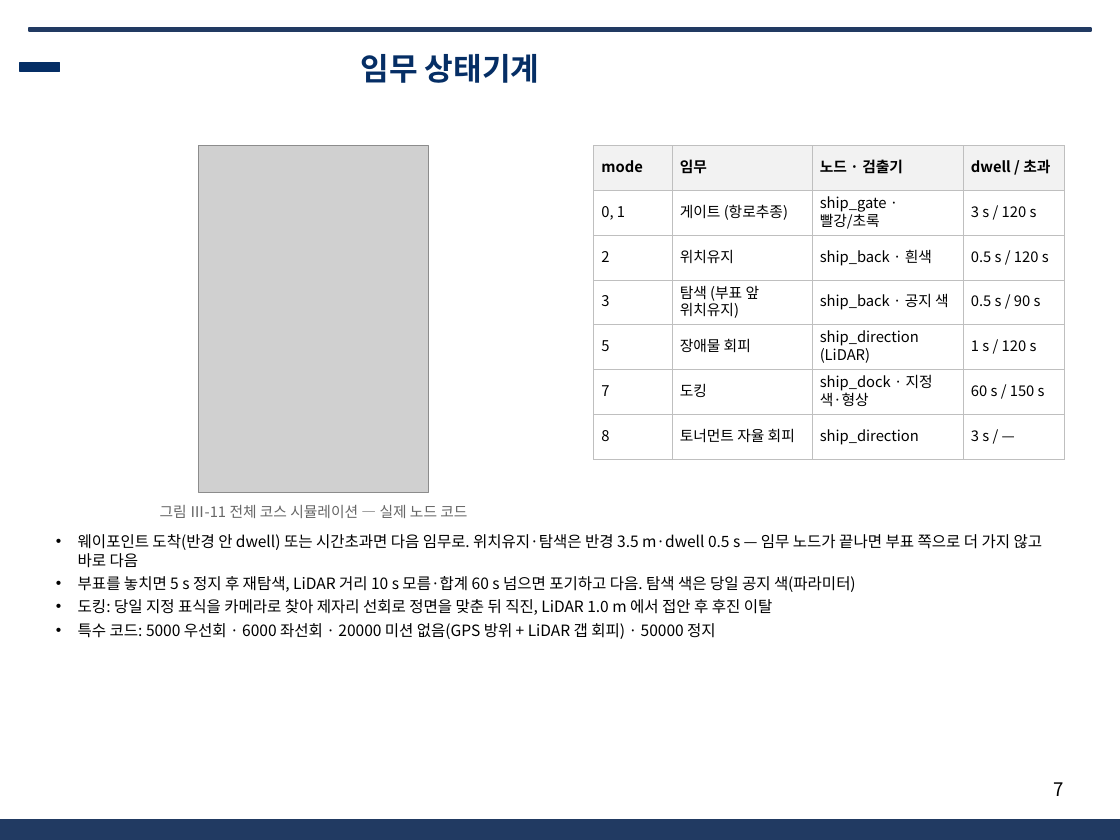
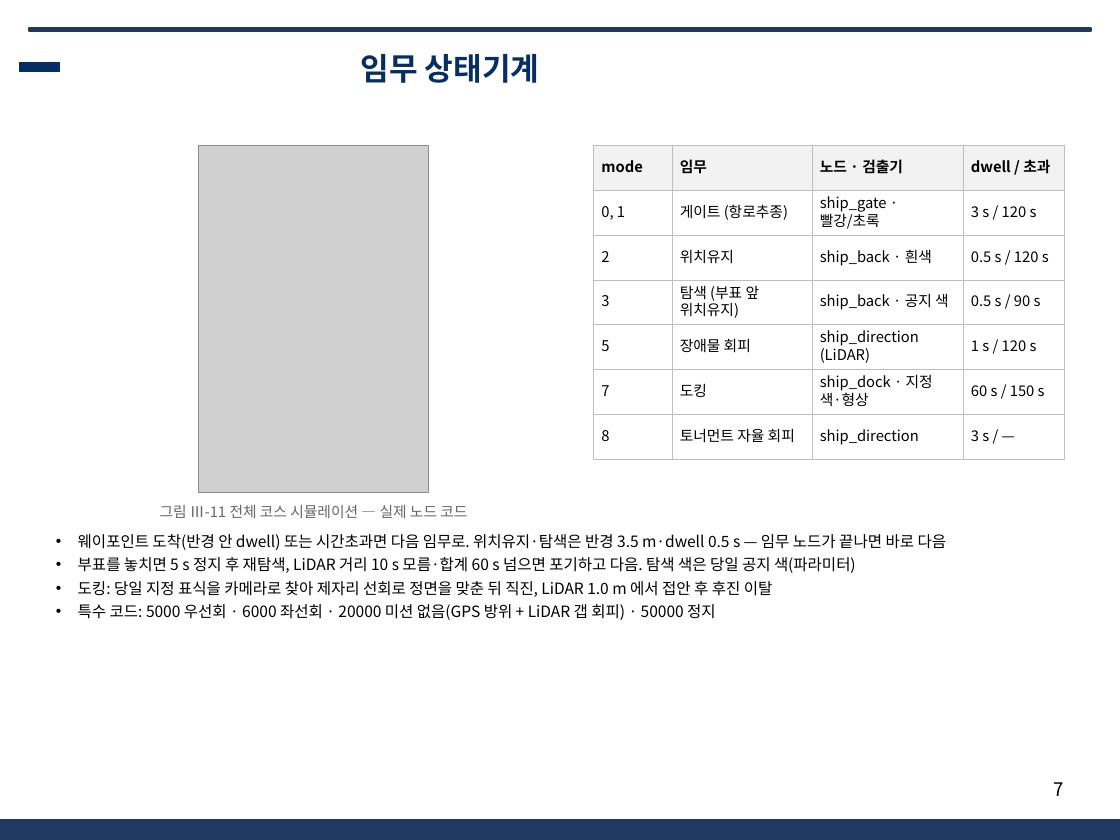
Before and after one commit to unmatsutake377-rgb/ros2_ws, a slide deck: slide 7 of docs/전달용/보고서_분담/발표자료_SSF_B.pptx. Drawn at 1120x840 pixels with LibreOffice and Linux fonts; fonts in the diff are those of the drawing; grey boxes stand for pictures; background and template pictures are left out. Boxes give left, top, right and bottom in pixels: in the first picture for what was removed or moved away, otherwise in the second. Text is boxed around its words. In the diff, an @@ line names an element or a change of style, - is before the commit and + after.

```diff
--- a/docs/전달용/보고서_분담/발표자료_SSF_B.pptx
+++ b/docs/전달용/보고서_분담/발표자료_SSF_B.pptx
@@ text at box(78, 534, 947, 550): text changed @@
-• 웨이포인트 도착(반경 안 dwell) 또는 시간초과면 다음 임무로. 위치유지·탐색은 반경 3.5 m·dwell 0.5 s — 임무 노드가 끝나면 부표 쪽으로 더 가지 않고 바로 다음
+• 웨이포인트 도착(반경 안 dwell) 또는 시간초과면 다음 임무로. 위치유지·탐색은 반경 3.5 m·dwell 0.5 s — 임무 노드가 끝나면 바로 다음
```
Also in this commit, not shown: 1 other slide changed, 7 other files.
